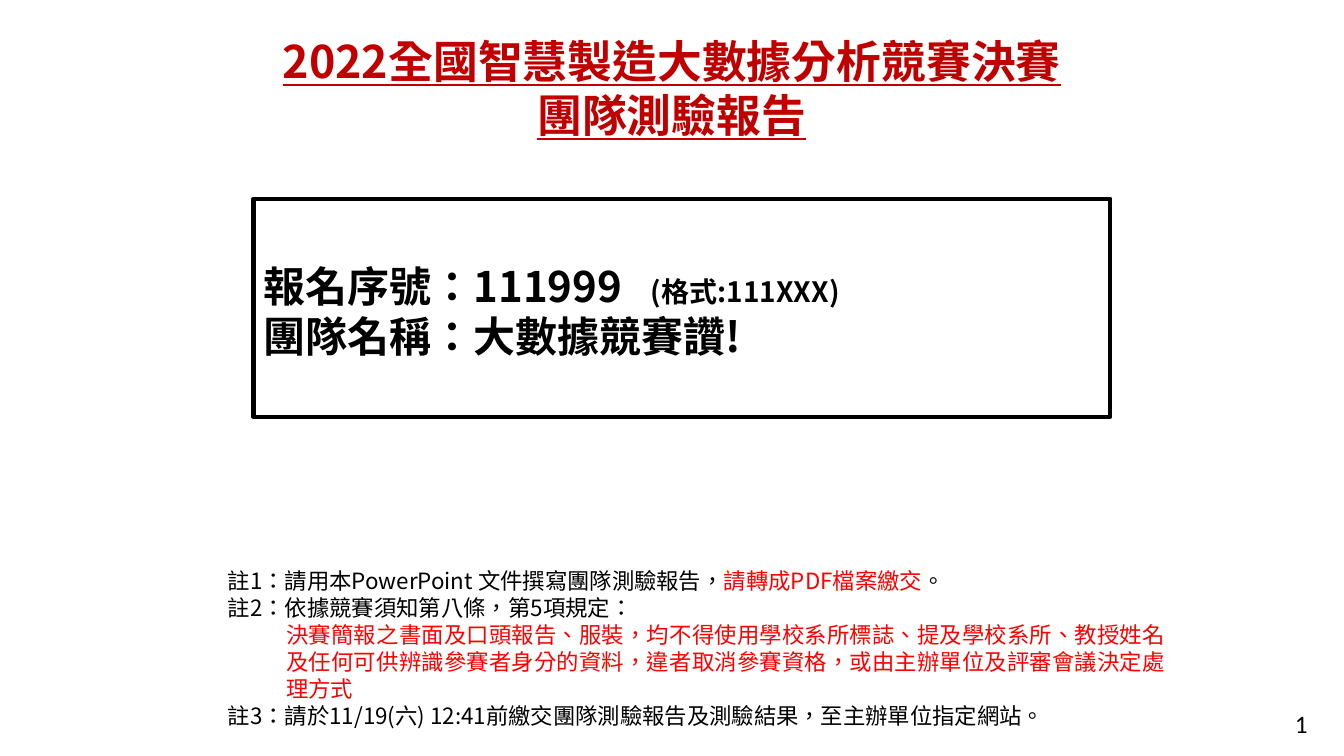
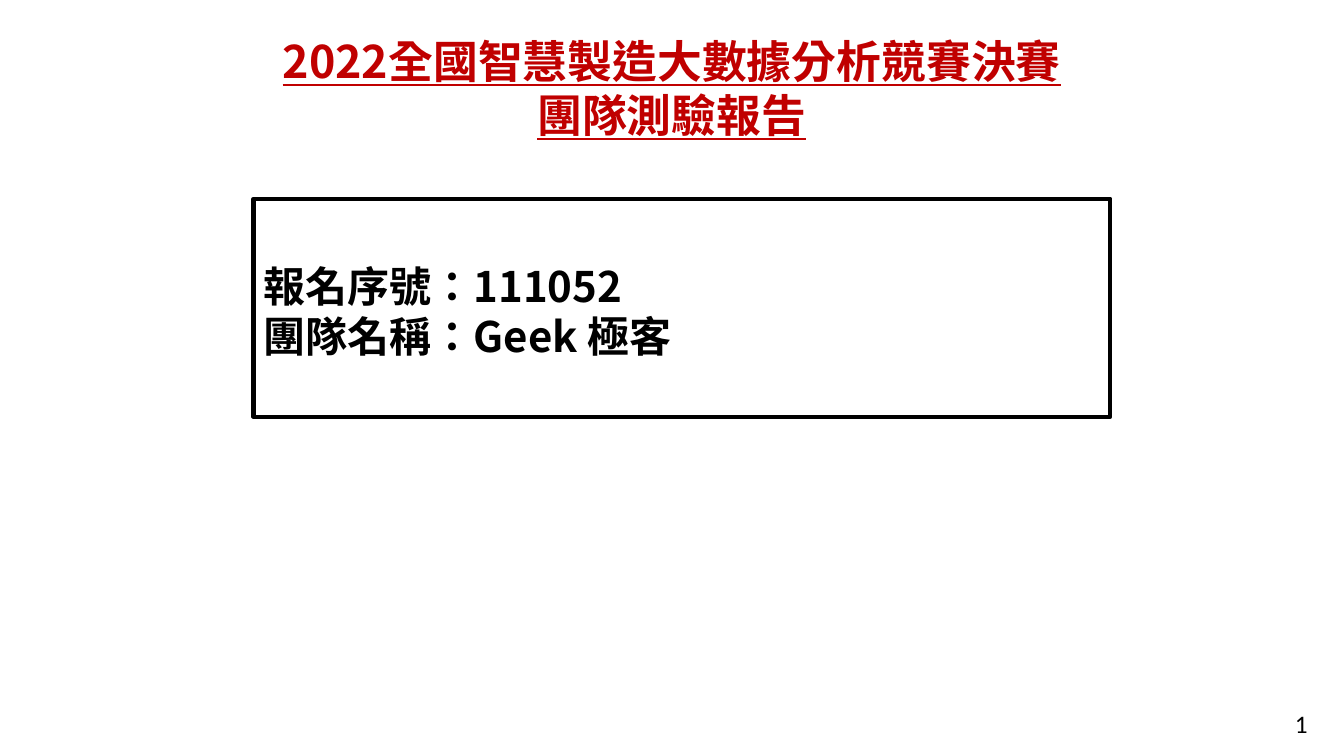
Before and after one commit to FuJasmine/imbd2022final, a slide deck: slide 1 of 111052_projectB_report.pptx. Drawn at 1344x756 pixels with LibreOffice and Linux fonts; fonts in the diff are those of the drawing. Boxes give left, top, right and bottom in pixels: in the first picture for what was removed or moved away, otherwise in the second. Text is boxed around its words. In the diff, an @@ line names an element or a change of style, - is before the commit and + after.

```diff
--- a/111052_projectB_report.pptx
+++ b/111052_projectB_report.pptx
@@ title at (x1=264, y1=266, x2=671, y2=356): text changed @@
-報名序號：111999 (格式:111XXX)
-團隊名稱：大數據競賽讚!
+報名序號：111052
+團隊名稱：Geek 極客
@@ text removed at (x1=228, y1=570, x2=1164, y2=729) @@
-註1：請用本PowerPoint 文件撰寫團隊測驗報告，請轉成PDF檔案繳交。
-註2：依據競賽須知第八條，第5項規定：
-  決賽簡報之書面及口頭報告、服裝，均不得使用學校系所標誌、提及學校系所、教授姓名及任何可供辨識參賽者身分的資料，違者取消參賽資格，或由主辦單位及評審會議決定處理方式
-  註3：請於11/19(六) 12:41前繳交團隊測驗報告及測驗結果，至主辦單位指定網站。
```
Also in this commit, not shown: 2 other slides changed, 6 slides added, 2 slides removed.
